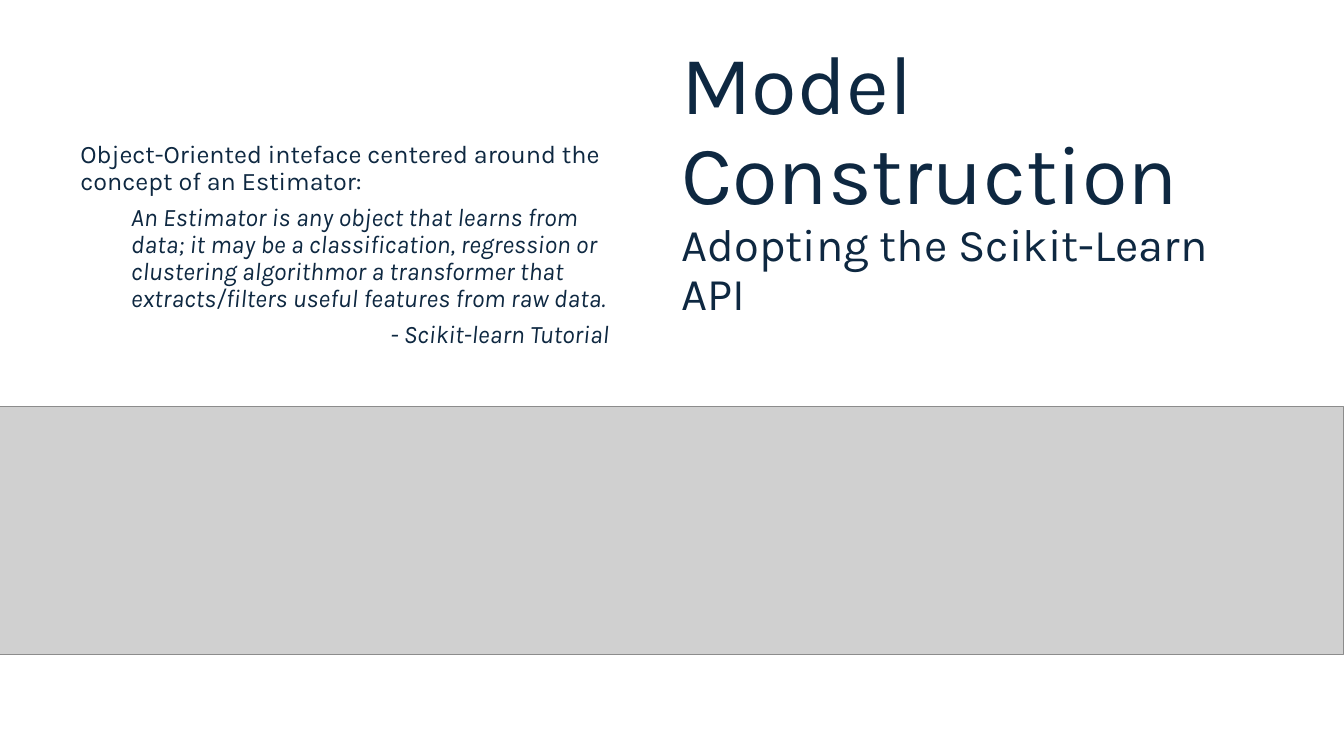
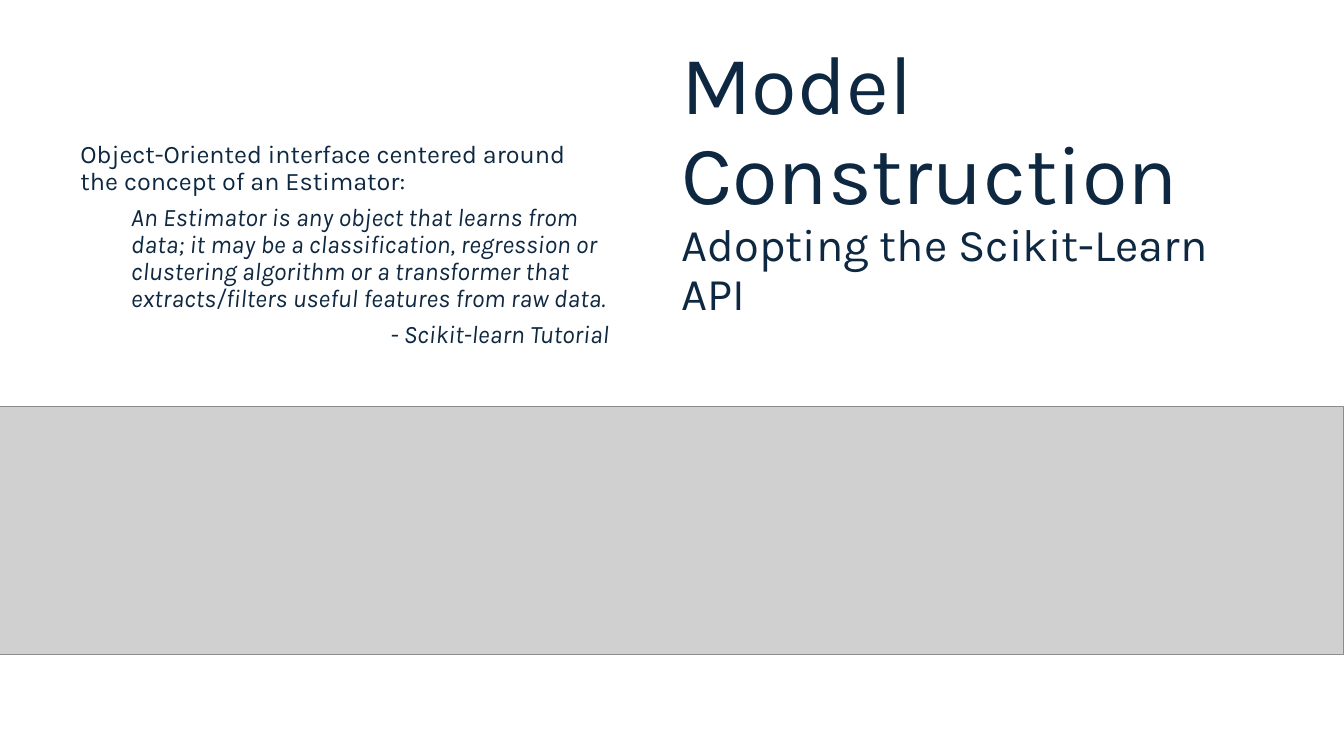
Before and after one commit to jbogaardt/fullstackactuary2024, a slide deck: slide 12 of draft presentation.pptx. Drawn at 1344x756 pixels with LibreOffice and Linux fonts; fonts in the diff are those of the drawing; grey boxes stand for pictures. Boxes give left, top, right and bottom in pixels: in the first picture for what was removed or moved away, otherwise in the second. Text is boxed around its words. In the diff, an @@ line names an element or a change of style, - is before the commit and + after.

```diff
--- a/draft presentation.pptx
+++ b/draft presentation.pptx
@@ text at [80,145,605,309]: text changed @@
-Object-Oriented inteface centered around the concept of an Estimator:
-  An Estimator is any object that learns from data; it may be a classification, regression or clustering algorithmor a transformer that extracts/filters useful features from raw data.
+Object-Oriented interface centered around the concept of an Estimator:
+  An Estimator is any object that learns from data; it may be a classification, regression or clustering algorithm or a transformer that extracts/filters useful features from raw data.
```
Also in this commit, not shown: 4 other slides changed, 5 slides added, 3 other files.
